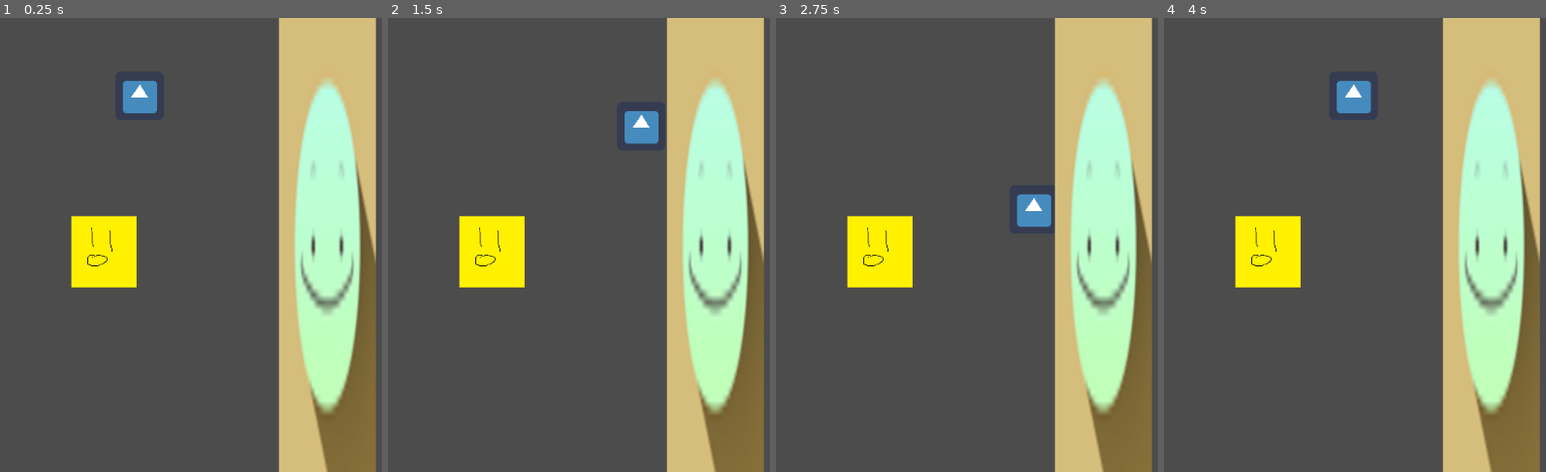
Above: before the commit, frames 1-4 (left to right).
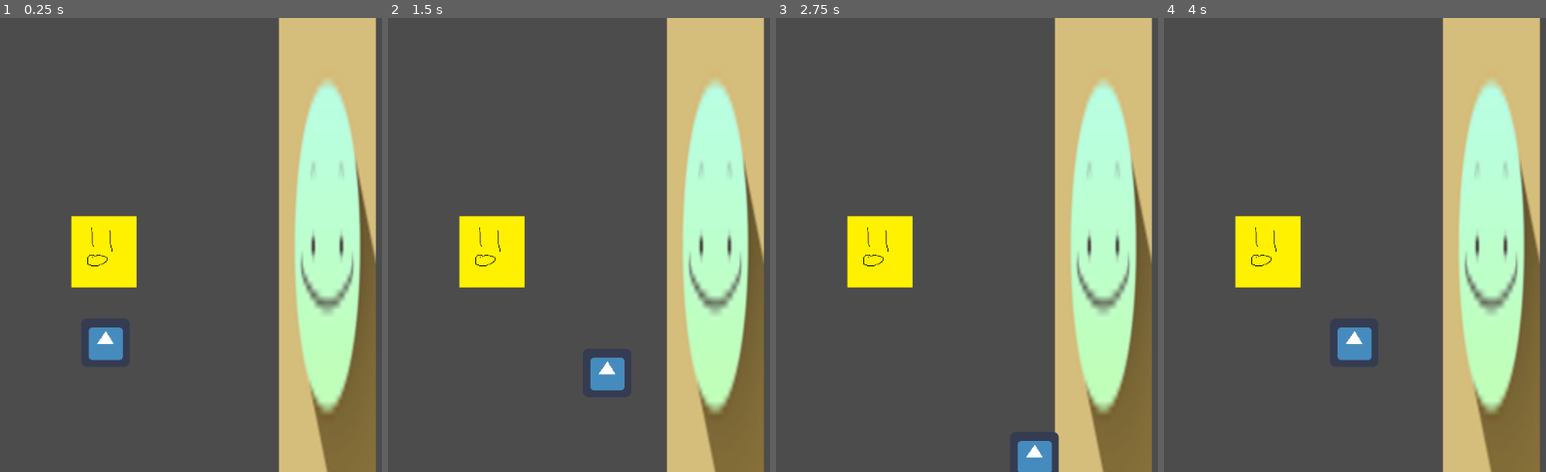
Above: after the commit, the same moments.

Repository: Lucianono/DinerWithMonster
Game: Godot game, scene res://on-site.tscn
Same seed, same stepped clock (60 frames per second), same inputs: the game is played once before the commit and once after it. The engine's default icon, where the game draws it, is replaced by a stand-in: a white triangle on a blue panel in a dark square.
Inputs:
- Up to frame 1 (0.25 s): no input
- Up to frame 2 (1.5 s): tap Enter at 0.5 s; hold Right (ui_right) 0.53-1.28 s; hold Down (ui_down) from 1.28 s (still down)
- Up to frame 3 (2.75 s): release Down (ui_down) at 2.03 s; hold Right (ui_right) from 2.03 s (still down)
- Up to frame 4 (4 s): tap Space at 2.75 s; release Right (ui_right) at 2.78 s; hold Up (ui_up) 2.78-3.53 s; hold Left (ui_left) from 3.53 s (still down)

The runs differ from the first frame. In frame 1, 1.3% of the frame differs, in the area x 23-42%, y 13-76%; in frame 2, 1.3%; in frame 3, 1.4%, in the area x 62-75%, y 38-100%; in frame 4, 1.3%.

Commit message:
added coop collision and area2d

Diff:
--- /dev/null
+++ b/egg-coop.gd
@@ -0,0 +1,9 @@
+extends StaticBody2D
+
+
+func _ready():
+	pass
+
+
+func _on_Area2D_area_entered(area):
+	print("entered")
--- a/egg-coop.tscn
+++ b/egg-coop.tscn
@@ -1,15 +1,28 @@
-[gd_scene load_steps=3 format=2]
+[gd_scene load_steps=5 format=2]
 
 [ext_resource path="res://a1.png" type="Texture" id=1]
+[ext_resource path="res://egg-coop.gd" type="Script" id=2]
+
+[sub_resource type="RectangleShape2D" id=2]
+extents = Vector2( 40, 46 )
 
 [sub_resource type="RectangleShape2D" id=1]
-extents = Vector2( 42, 47 )
+extents = Vector2( 43, 37 )
 
 [node name="Coop" type="StaticBody2D"]
+script = ExtResource( 2 )
 
-[node name="Sprite" type="Sprite" parent="."]
+[node name="Area2D" type="Area2D" parent="."]
+
+[node name="Sprite" type="Sprite" parent="Area2D"]
 scale = Vector2( 0.284768, 0.284768 )
 texture = ExtResource( 1 )
 
+[node name="CollisionShape2D" type="CollisionShape2D" parent="Area2D"]
+shape = SubResource( 2 )
+
 [node name="CollisionShape2D" type="CollisionShape2D" parent="."]
+position = Vector2( 0, -10 )
 shape = SubResource( 1 )
+
+[connection signal="area_entered" from="Area2D" to="." method="_on_Area2D_area_entered"]
--- a/main-sprite.gd
+++ b/main-sprite.gd
@@ -15,5 +15,3 @@
 	kboard.y = int(Input.is_action_pressed("ui_down"))-int(Input.is_action_pressed("ui_up"))
 	kboard = kboard.normalized() * speed
 	kboard = move_and_slide(kboard)
-
-	print("h")
--- a/main-sprite.tscn
+++ b/main-sprite.tscn
@@ -1,7 +1,10 @@
-[gd_scene load_steps=4 format=2]
+[gd_scene load_steps=5 format=2]
 
 [ext_resource path="res://icon.png" type="Texture" id=1]
 [ext_resource path="res://main-sprite.gd" type="Script" id=2]
+
+[sub_resource type="RectangleShape2D" id=2]
+extents = Vector2( 30, 30 )
 
 [sub_resource type="RectangleShape2D" id=1]
 extents = Vector2( 31, 32 )
@@ -9,13 +12,18 @@
 [node name="Caldo-player" type="KinematicBody2D"]
 script = ExtResource( 2 )
 
-[node name="Sprite" type="Sprite" parent="."]
+[node name="CollisionShape2D" type="CollisionShape2D" parent="."]
+shape = SubResource( 2 )
+
+[node name="Area2D" type="Area2D" parent="."]
+
+[node name="Sprite" type="Sprite" parent="Area2D"]
 texture = ExtResource( 1 )
 
-[node name="CollisionShape2D" type="CollisionShape2D" parent="."]
+[node name="CollisionShape2D" type="CollisionShape2D" parent="Area2D"]
 shape = SubResource( 1 )
 
-[node name="RayCast2D" type="RayCast2D" parent="."]
+[node name="RayCast2D" type="RayCast2D" parent="Area2D"]
 enabled = true
 cast_to = Vector2( 30, 0 )
 collide_with_areas = true
--- a/on-site.tscn
+++ b/on-site.tscn
@@ -9,7 +9,8 @@
 script = ExtResource( 1 )
 
 [node name="Caldo-player" parent="." instance=ExtResource( 2 )]
-position = Vector2( 261, 103 )
+position = Vector2( 216, 429 )
+z_index = 1
 
 [node name="Coop" parent="." instance=ExtResource( 4 )]
 position = Vector2( 214, 309 )
